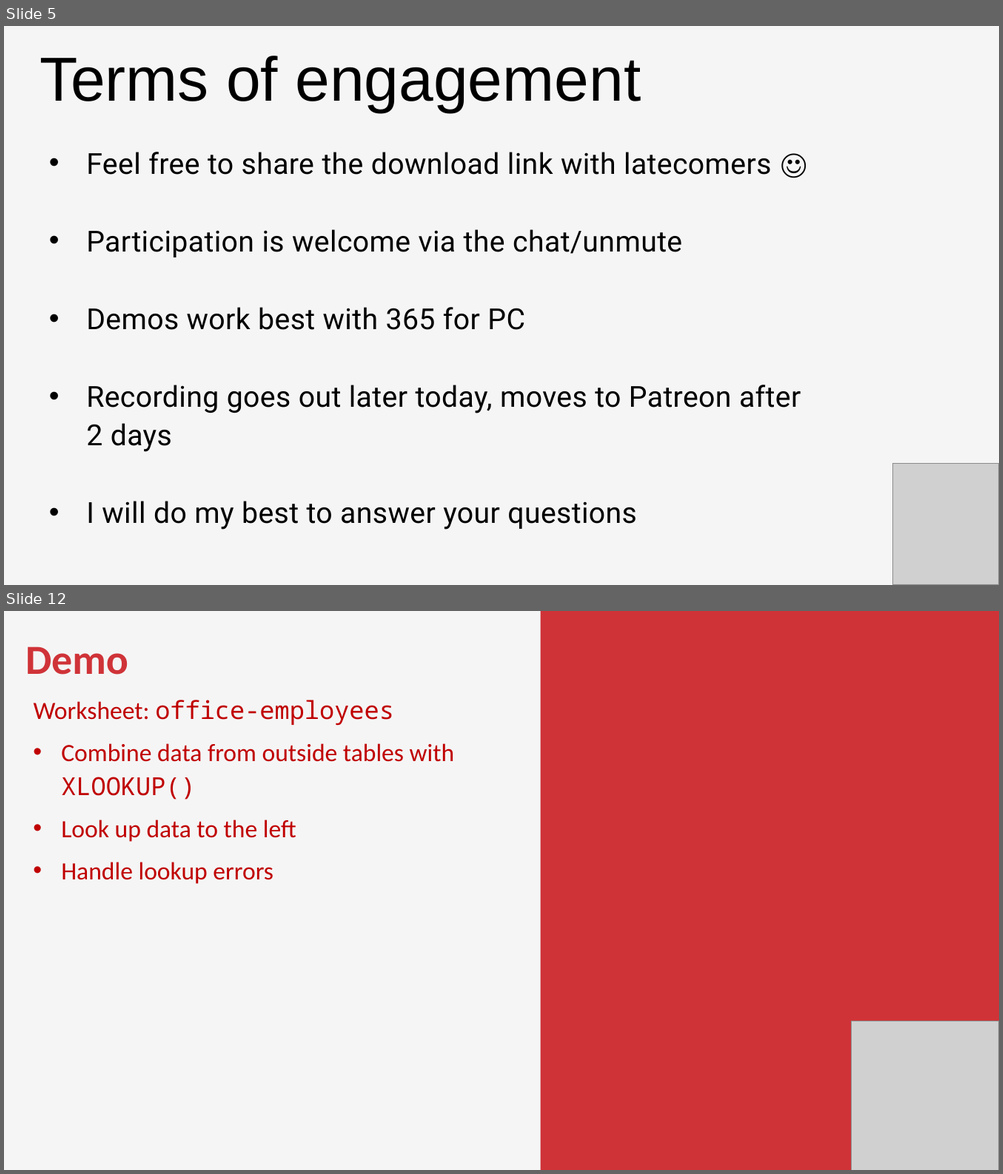
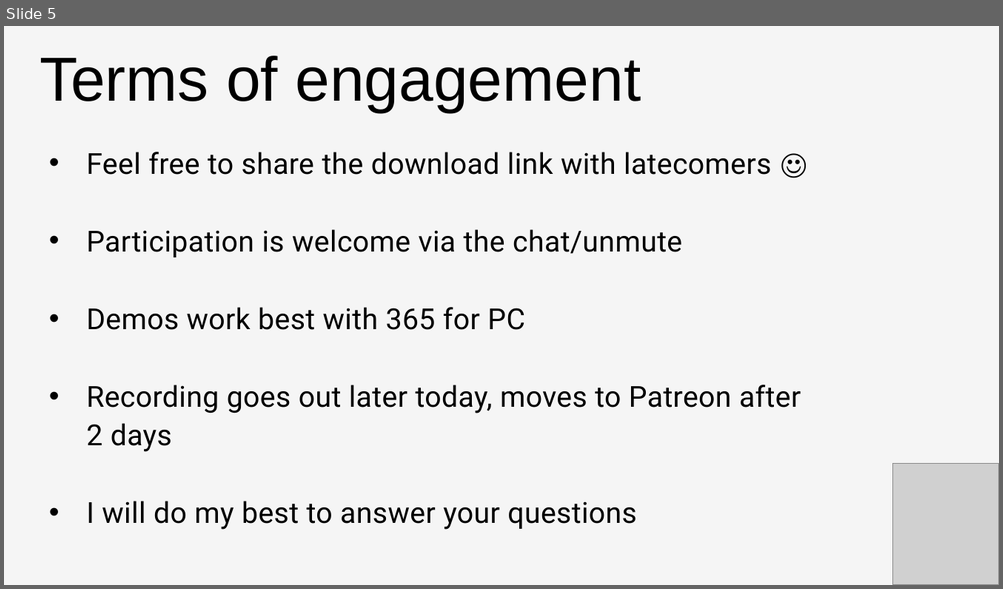
Before and after one commit to stringfestdata/first-steps-pivot-tables-excel, a slide deck: intro-pivot-tables-slides.pptx. Shown one above the other, each under a label of ours: slides 5 and 12 before the commit, slide 5 after it; the slides between them are not shown. The pictures are 1003x1174 and 1003x589 pixels, drawn with LibreOffice and Linux fonts; fonts in the diff are those of the drawing; grey boxes stand for pictures. Boxes give left, top, right and bottom in pixels: in the first picture for what was removed or moved away, otherwise in the second. Text is boxed around its words. In the diff, an @@ line names an element or a change of style, - is before the commit and + after.

```diff
--- a/intro-pivot-tables-slides.pptx
+++ b/intro-pivot-tables-slides.pptx
@@ slide 12 removed at [4,611,999,1170], background #F5F5F5 @@
@@ rectangle removed at [540,611,999,1170] @@
@@ text removed at [25,647,455,884] @@
-Demo
-Worksheet: office-employees
-• Combine data from outside tables with XLOOKUP()
-• Look up data to the left
-• Handle lookup errors
@@ picture removed at [851,1022,999,1170] @@
```
Also in this commit, not shown: 1 slide changed, 9 slides added, 7 other slides removed, 23 other files.
